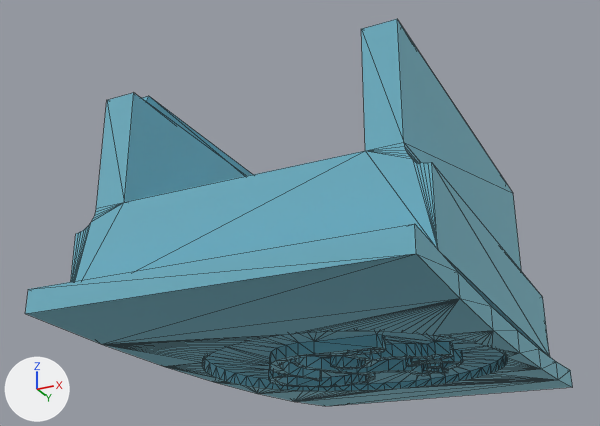
An edit to the glTF model assets/glb/FrontPlate2.0.glb, drawn before and after from the same camera.
One viewpoint serves both versions: a 50 mm camera at (150.5, -149.1, -51.4) aimed at (38.0, 76.0, 49.8). The axes (+X, +Y, +Z) are drawn at lower left. The lights are the same throughout. Mesh edges are drawn as thin lines. Where no turn or scale is listed for an object, it has been applied to the vertices.
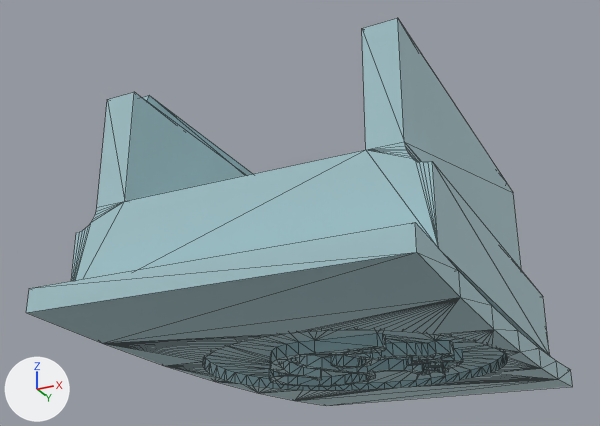
Pixel boxes [x1, y1, x2, y2] of what changed, in the pictures (600 x 426 px; the box of a moved part takes in the faces that stretch with it):
'Mesh_0', recoloured, reshaped
    before: [25, 19, 572, 406]
    after: [26, 18, 573, 406]
part 1 of me_mesh_0, moved or reshaped
    before: [27, 151, 459, 366]
    after: [28, 150, 460, 365]

Edits to the bpy script that builds the scene:
```text
Change mat_material_0:
    mat_material_0.base_color: (0.388, 0.718, 0.804) -> (0.643, 0.8, 0.827)  # cyan #a7dce8 -> white #d2e7eb
Change me_mesh_0:
    used by ob_mesh_0; location = (0.0, 0.0, 0.0)
    remove me_mesh_0.from_pydata(...)  # 603 vertices, 1198 faces; spans x 0.0..102.0, y 0.0..176.0, z 0.0..73.0
    add me_mesh_0.from_pydata(...)  # 599 vertices, 1190 faces; spans x 0.0..102.0, y 0.0..177.0, z 0.0..73.0
    me_mesh_0 part 1
    14 vertices are removed from x 0.0..100.0, y 15.0..135.0, z 0.0..31.0
    86 faces are deleted
    2 vertices move within x 99.0, y 15.0..135.0, z 29.0
    10 vertices are added at x 0.0..98.0, y 15.0..135.0, z 0.0..31.0
    78 new faces join them
```
